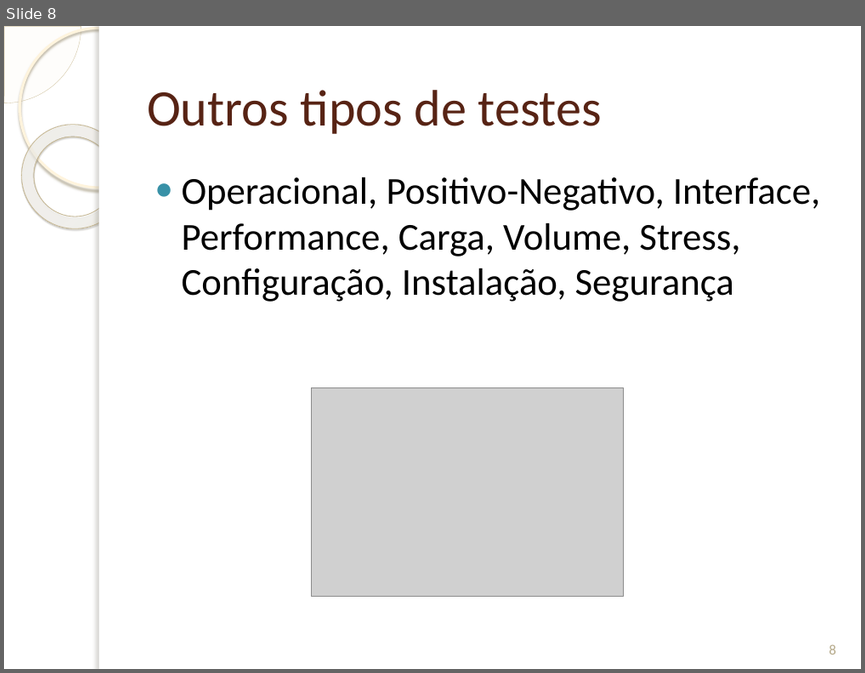
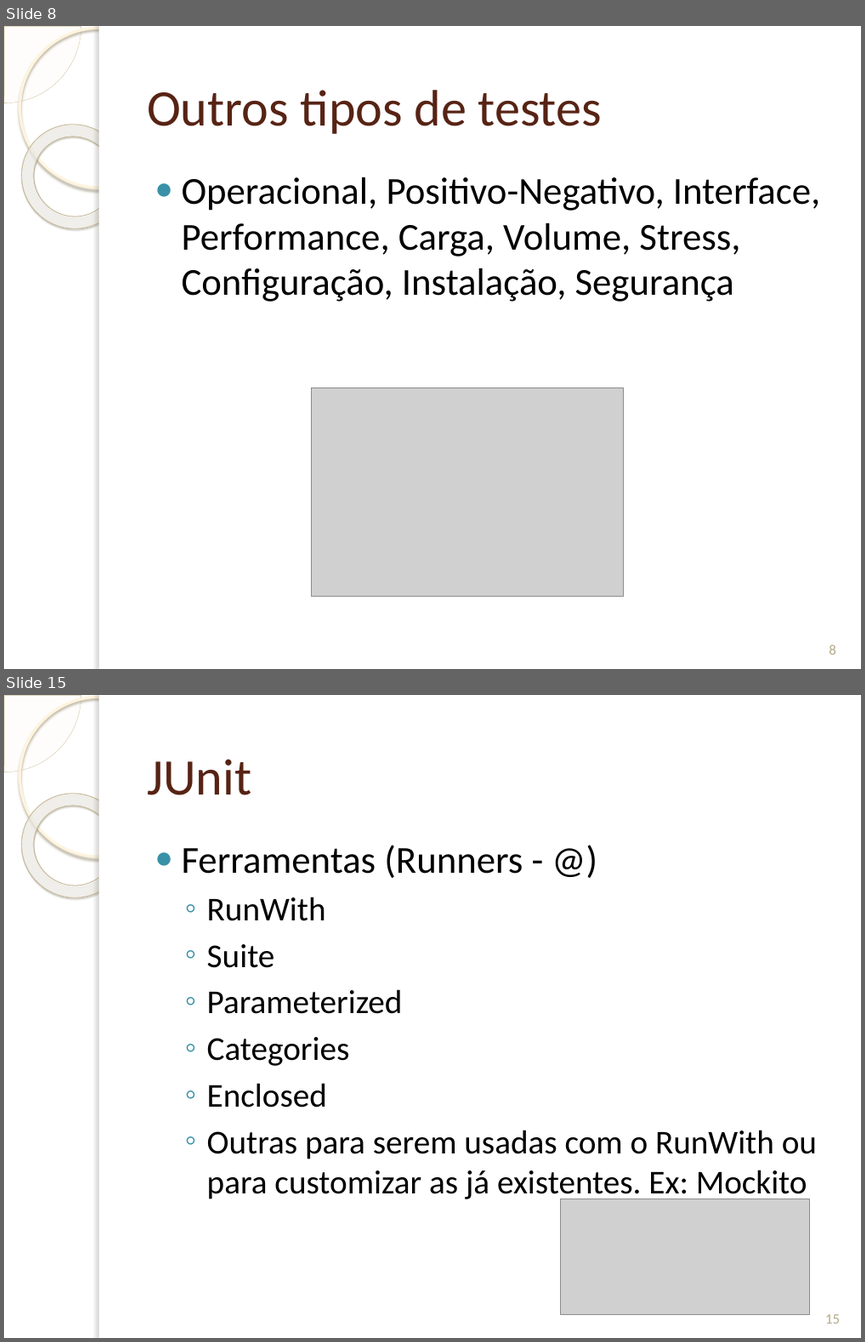
Before and after one commit to GilsonFonseca/TrabEngCompGrupo1, a slide deck: Trab Eng Software/Projeto sobre Testes/Teste de Software apoiado por ferramentas livres.pptx. Shown one above the other, each under a label of ours: slide 8 before the commit, slides 8 and 15 after it; the slides between them are not shown. The pictures are 865x673 and 865x1342 pixels, drawn with LibreOffice and Linux fonts; fonts in the diff are those of the drawing; grey boxes stand for pictures; background and template pictures are left out. Boxes give left, top, right and bottom in pixels: in the first picture for what was removed or moved away, otherwise in the second. Text is boxed around its words. In the diff, an @@ line names an element or a change of style, - is before the commit and + after.

Commit message:
Apresentação - quase pronta
Falta mais umas duas ferramentas

```diff
--- a/Trab Eng Software/Projeto sobre Testes/Teste de Software apoiado por ferramentas livres.pptx
+++ b/Trab Eng Software/Projeto sobre Testes/Teste de Software apoiado por ferramentas livres.pptx
@@ slide 15 added at <box>4,695,861,1338</box>, background picture (left out); not listed: 5 template elements that a slide beside it also shows @@
@@ title added at <box>147,759,251,795</box>, 43 pt, text #572314 @@
+JUnit
@@ text added at <box>182,845,817,1202</box>, 28 pt, text #000000 @@
+● Ferramentas (Runners - @)
+  ◦ RunWith
+  ◦ Suite
+  ◦ Parameterized
+  ◦ Categories
+  ◦ Enclosed
+  ◦ Outras para serem usadas com o RunWith ou para customizar as já existentes. Ex: Mockito
@@ picture added at <box>561,1199,811,1315</box> @@
@@ page number added at <box>825,1314,840,1323</box>, 12 pt, text #B6A98A @@
+15
```
Also in this commit, not shown: 2 slides changed, 13 other slides added.
